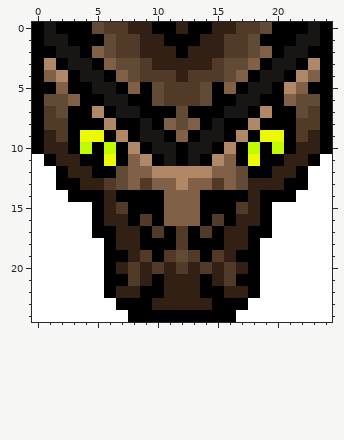
File history of a pixel-art sprite, headdown.png. The picture above is the old version.
The file is 25x25 pixels.
The result:
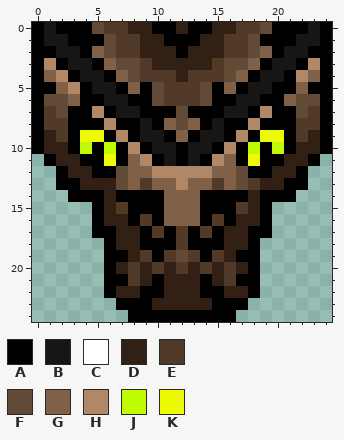
Palette (. is transparent): A #000000  B #181614  C #ffffff  D #312013  E #513a28  F #614a36  G #806148  H #b08868  J #c0fb02  K #edfb02
Diff:
y 5: x 3 A -> H; x 21 H -> A
y 11: x 0 C -> .; x 24 C -> .
y 12: x 0..1 CC -> ..; x 23..24 CC -> ..
y 13: x 0..1 CC -> ..; x 6 E -> D; x 18 D -> E; x 23..24 CC -> ..
y 14: x 0..2 CCC -> ...; x 22..24 CCC -> ...
y 15..17: x 0..4 CCCCC -> .....; x 20..24 CCCCC -> .....
y 18..22: x 0..5 CCCCCC -> ......; x 19..24 CCCCCC -> ......
y 23: x 0..6 CCCCCCC -> .......; x 18..24 CCCCCCC -> .......
y 24: x 0..7 CCCCCCCC -> ........; x 17..24 CCCCCCCC -> ........
